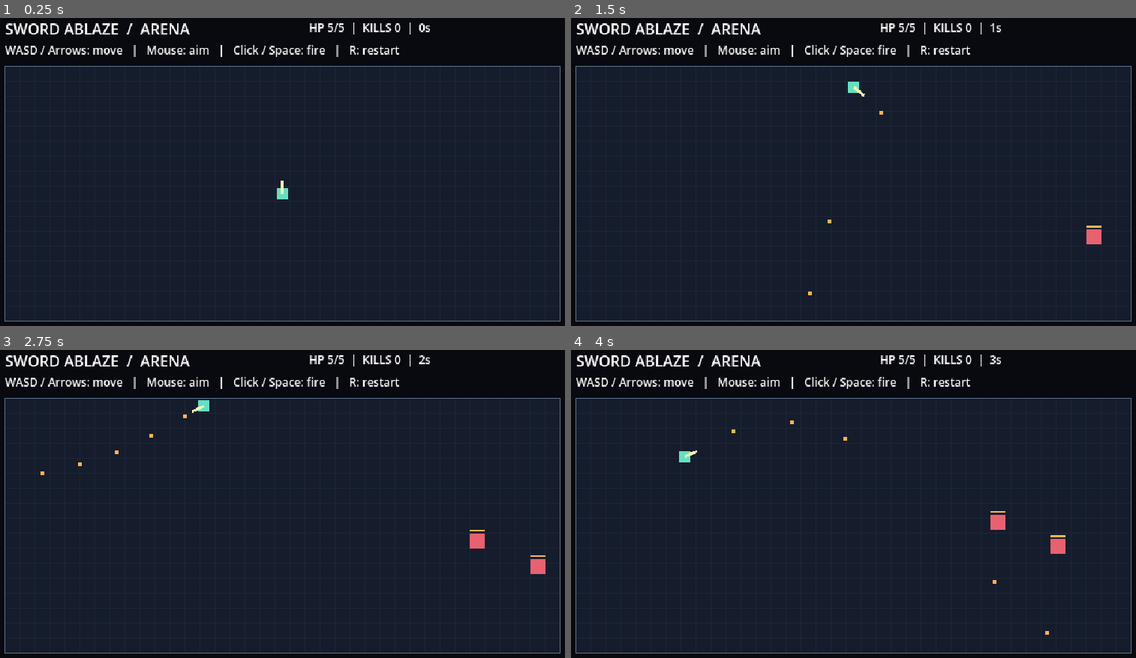
Above: before the commit, frames 1-4 (two rows, left to right).
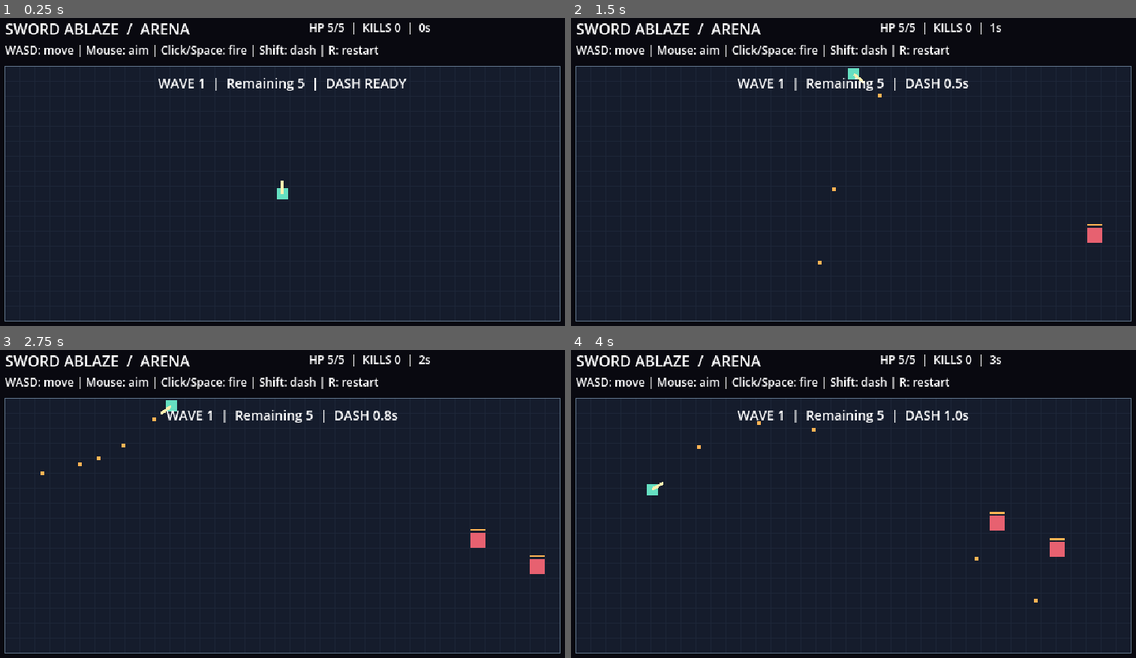
Above: after the commit, the same moments.

Repository: Guinuma/Sword_Ablaze
Game: Godot game, scene res://scenes/main/main.tscn
Two runs of this game, one before a commit and one after it. Both use one fixed random seed, a clock stepped at 60 frames per second and the inputs below.
Inputs (mouse positions are in pixels of both pictures, inside the frame that each line leads up to):
- Up to frame 1 (0.25 s): no input
- Up to frame 2 (1.5 s): tap Enter at 0.5 s; move the mouse to (825, 242) at 0.52 s; hold Space (fire) 0.53-1.28 s; hold W (move_up) from 0.53 s (still down); click (825, 242) at 0.67 s; tap Shift (dash, bound only after the commit) at 0.8, 1.35 s; move the mouse to (1034, 227) at 1.27 s; click (1034, 227) at 1.42 s
- Up to frame 3 (2.75 s): tap Space (fire) at 1.55 s; move the mouse to (101, 457) at 2.02 s; release W (move_up) at 2.03 s; hold A (move_left) from 2.03 s (still down); hold Space (fire) from 2.03 s (still down); click (101, 457) at 2.17 s; tap Shift (dash, bound only after the commit) at 2.3 s
- Up to frame 4 (4 s): move the mouse to (881, 507) at 2.77 s; release Space (fire) at 2.78 s; tap Shift (dash, bound only after the commit) at 2.85, 3.8 s; click (881, 507) at 2.92 s; tap Space (fire) at 3.05 s; move the mouse to (763, 423) at 3.52 s; release A (move_left) at 3.53 s; hold S (move_down) from 3.53 s (still down); hold Space (fire) from 3.53 s (still down); click (763, 423) at 3.67 s

The runs differ from the first frame. In frame 1, 1.8% of the frame differs, in the area x 6-72%, y 8-24%; in frame 2, 2.0%; in frame 3, 2.0%; in frame 4, 2.1%, in the area x 6-88%, y 8-93%.

Commit message:
Add escalating arena waves and evasive dash

Diff:
--- a/scripts/main/main.gd
+++ b/scripts/main/main.gd
@@ -14,6 +14,17 @@
 const MAX_ENEMIES: int = 18
 const SPAWN_INTERVAL: float = 1.6
 const CONTACT_COOLDOWN: float = 0.85
+const DASH_SPEED: float = 380.0
+const DASH_DURATION: float = 0.14
+const DASH_COOLDOWN: float = 1.2
+const WAVE_BREAK: float = 3.0
+var dash_time: float = 0.0
+var dash_cooldown: float = 0.0
+var dash_direction := Vector2.RIGHT
+var wave: int = 1
+var wave_remaining: int = 5
+var wave_break: float = 0.0
+var wave_label: Label
 var bullets: Array[Dictionary] = []
 var enemies: Array[Dictionary] = []
 var health: int = MAX_HEALTH
@@ -36,7 +47,7 @@
 	title.add_theme_font_size_override("font_size", 16)
 	add_child(title)
 	var instructions := Label.new()
-	instructions.text = "WASD / Arrows: move   |   Mouse: aim   |   Click / Space: fire   |   R: restart"
+	instructions.text = "WASD: move | Mouse: aim | Click/Space: fire | Shift: dash | R: restart"
 	instructions.position = Vector2(24, 38)
 	instructions.add_theme_font_size_override("font_size", 12)
 	add_child(instructions)
@@ -50,6 +61,12 @@
 	death_label.horizontal_alignment = HORIZONTAL_ALIGNMENT_CENTER
 	death_label.add_theme_font_size_override("font_size", 20)
 	add_child(death_label)
+	wave_label = Label.new()
+	wave_label.position = Vector2(120, 72)
+	wave_label.size = Vector2(400, 30)
+	wave_label.horizontal_alignment = HORIZONTAL_ALIGNMENT_CENTER
+	wave_label.add_theme_font_size_override("font_size", 14)
+	add_child(wave_label)
 	_update_hud()
 
 
@@ -58,7 +75,7 @@
 	var bindings := {
 		"move_left": [KEY_A, KEY_LEFT], "move_right": [KEY_D, KEY_RIGHT],
 		"move_up": [KEY_W, KEY_UP], "move_down": [KEY_S, KEY_DOWN],
-		"fire": [KEY_SPACE], "reset_sandbox": [KEY_R],
+		"dash": [KEY_SHIFT], "fire": [KEY_SPACE], "reset_sandbox": [KEY_R],
 	}
 	for action in bindings:
 		if not InputMap.has_action(action):
@@ -81,7 +98,14 @@
 	elapsed += delta
 	hurt_cooldown = maxf(0.0, hurt_cooldown - delta)
 	var movement := Input.get_vector("move_left", "move_right", "move_up", "move_down")
-	player_position += movement * SPEED * delta
+	dash_cooldown = maxf(0.0, dash_cooldown - delta)
+	if Input.is_action_just_pressed("dash"):
+		_try_dash(movement)
+	if dash_time > 0.0:
+		player_position += dash_direction * DASH_SPEED * minf(delta, dash_time)
+		dash_time = maxf(0.0, dash_time - delta)
+	else:
+		player_position += movement * SPEED * delta
 	player_position = player_position.clamp(ARENA.position + Vector2(8, 8), ARENA.end - Vector2(8, 8))
 	var mouse_direction := get_global_mouse_position() - player_position
 	if mouse_direction.length_squared() > 1.0:
@@ -90,16 +114,40 @@
 	if Input.is_action_pressed("fire") and fire_cooldown <= 0.0:
 		bullets.append({"position": player_position + aim * 12.0, "direction": aim})
 		fire_cooldown = FIRE_INTERVAL
-	spawn_cooldown -= delta
-	if spawn_cooldown <= 0.0:
-		if enemies.size() < MAX_ENEMIES:
-			_spawn_enemy()
-		spawn_cooldown = SPAWN_INTERVAL
+	_update_waves(delta)
 	_update_enemies(delta)
 	_update_bullets(delta)
 	_check_contact()
 	_update_hud()
 	queue_redraw()
+
+
+func _try_dash(movement: Vector2) -> void:
+	if dash_cooldown > 0.0 or game_over:
+		return
+	dash_direction = movement.normalized() if movement.length_squared() > 0.0 else aim
+	dash_time = DASH_DURATION
+	dash_cooldown = DASH_COOLDOWN
+
+
+func _update_waves(delta: float) -> void:
+	if wave_break > 0.0:
+		wave_break = maxf(0.0, wave_break - delta)
+		if wave_break == 0.0:
+			wave += 1
+			wave_remaining = mini(5 + (wave - 1) * 2, 40)
+			spawn_cooldown = 0.3
+		return
+	if wave_remaining == 0 and enemies.is_empty():
+		wave_break = WAVE_BREAK
+		bullets.clear()
+		health = mini(health + 1, MAX_HEALTH)
+		return
+	spawn_cooldown -= delta
+	if spawn_cooldown <= 0.0 and wave_remaining > 0 and enemies.size() < MAX_ENEMIES:
+		_spawn_enemy()
+		wave_remaining -= 1
+		spawn_cooldown = maxf(0.4, SPAWN_INTERVAL - (wave - 1) * 0.1)
 
 
 func _spawn_enemy() -> void:
@@ -117,7 +165,7 @@
 func _update_enemies(delta: float) -> void:
 	for enemy in enemies:
 		var point: Vector2 = enemy["position"]
-		enemy["position"] = point.move_toward(player_position, ENEMY_SPEED * delta)
+		enemy["position"] = point.move_toward(player_position, minf(ENEMY_SPEED + (wave - 1) * 3.0, 90.0) * delta)
 		enemy["flash"] = maxf(0.0, enemy["flash"] - delta)
 
 
@@ -148,7 +196,7 @@
 
 
 func _check_contact() -> void:
-	if hurt_cooldown > 0.0 or game_over:
+	if hurt_cooldown > 0.0 or dash_time > 0.0 or game_over:
 		return
 	for enemy in enemies:
 		if player_position.distance_to(enemy["position"]) < 15.0:
@@ -171,12 +219,20 @@
 	hurt_cooldown = 0.0
 	fire_cooldown = 0.0
 	game_over = false
+	dash_time = 0.0
+	dash_cooldown = 0.0
+	dash_direction = Vector2.RIGHT
+	wave = 1
+	wave_remaining = 5
+	wave_break = 0.0
 	_update_hud()
 	queue_redraw()
 
 
 func _update_hud() -> void:
 	hud.text = "HP %d/%d  |  KILLS %d  |  %ds" % [health, MAX_HEALTH, kills, int(elapsed)]
+	wave_label.visible = not game_over
+	wave_label.text = "WAVE %d CLEAR  |  Next in %d" % [wave, ceili(wave_break)] if wave_break > 0.0 else "WAVE %d  |  Remaining %d  |  DASH %s" % [wave, wave_remaining + enemies.size(), "READY" if dash_cooldown <= 0.0 else "%.1fs" % dash_cooldown]
 	death_label.visible = game_over
 	death_label.text = "YOU FELL\n%d kills  /  %ds  /  R to restart" % [kills, int(elapsed)]
 
@@ -193,7 +249,9 @@
 		var color := Color("fff0b0") if enemy["flash"] > 0.0 else Color("e76170")
 		draw_rect(Rect2(point - Vector2(8, 8), Vector2(16, 16)), color)
 		draw_rect(Rect2(point + Vector2(-8, -12), Vector2(8 * enemy["health"], 2)), Color("ffb454"))
-	var player_color := Color("ffffff") if hurt_cooldown > 0.0 else Color("65dfc1")
+	if dash_time > 0.0:
+		draw_line(player_position - dash_direction * 26.0, player_position, Color("388fba"), 10.0)
+	var player_color := Color("ffffff") if hurt_cooldown > 0.0 or dash_time > 0.0 else Color("65dfc1")
 	draw_rect(Rect2(player_position.round() - Vector2(6, 6), Vector2(12, 12)), player_color)
 	draw_line(player_position.round(), (player_position + aim * 14.0).round(), Color("fff0b0"), 3.0)
 	for bullet in bullets:
--- a/tests/combat_smoke.gd
+++ b/tests/combat_smoke.gd
@@ -66,6 +66,27 @@
 	check(arena.enemies.size() == arena.MAX_ENEMIES, "Automatic spawning must respect enemy cap")
 	arena._reset_run()
 	check(arena.elapsed == 0.0 and arena.hurt_cooldown == 0.0 and arena.fire_cooldown == 0.0 and arena.spawn_cooldown == 0.8, "Restart must reset timers")
+	arena.health = 3
+	arena.wave_remaining = 0
+	arena._update_waves(0.016)
+	check(arena.wave_break == arena.WAVE_BREAK and arena.health == 4, "Cleared wave must start break and heal once")
+	arena._update_waves(1.0)
+	check(arena.wave == 1 and arena.health == 4, "Break must delay next wave and not repeat healing")
+	arena._update_waves(2.0)
+	check(arena.wave == 2 and arena.wave_remaining == 7, "Next wave must increase enemy budget")
+	arena._try_dash(Vector2.UP)
+	check(arena.dash_direction == Vector2.UP and arena.dash_time > 0.0, "Dash must follow movement")
+	arena.enemies.append({"position": arena.player_position, "health": 2, "flash": 0.0})
+	arena._check_contact()
+	check(arena.health == 4, "Dash must protect against contact")
+	arena._try_dash(Vector2.DOWN)
+	check(arena.dash_direction == Vector2.UP, "Cooldown must prevent a second dash")
+	arena._physics_process(0.2)
+	check(arena.ARENA.has_point(arena.player_position) and arena.dash_time == 0.0, "Dash must end and stay inside arena")
+	arena._reset_run()
+	check(arena.wave == 1 and arena.wave_remaining == 5 and arena.wave_break == 0.0 and arena.dash_cooldown == 0.0, "Restart must clear wave and dash state")
+	arena._try_dash(Vector2.ZERO)
+	check(arena.dash_direction == arena.aim, "Stationary dash must follow aim")
 	print("Combat checks complete: %d failures" % failures)
 	arena.free()
 	quit(0 if failures == 0 else 1)
